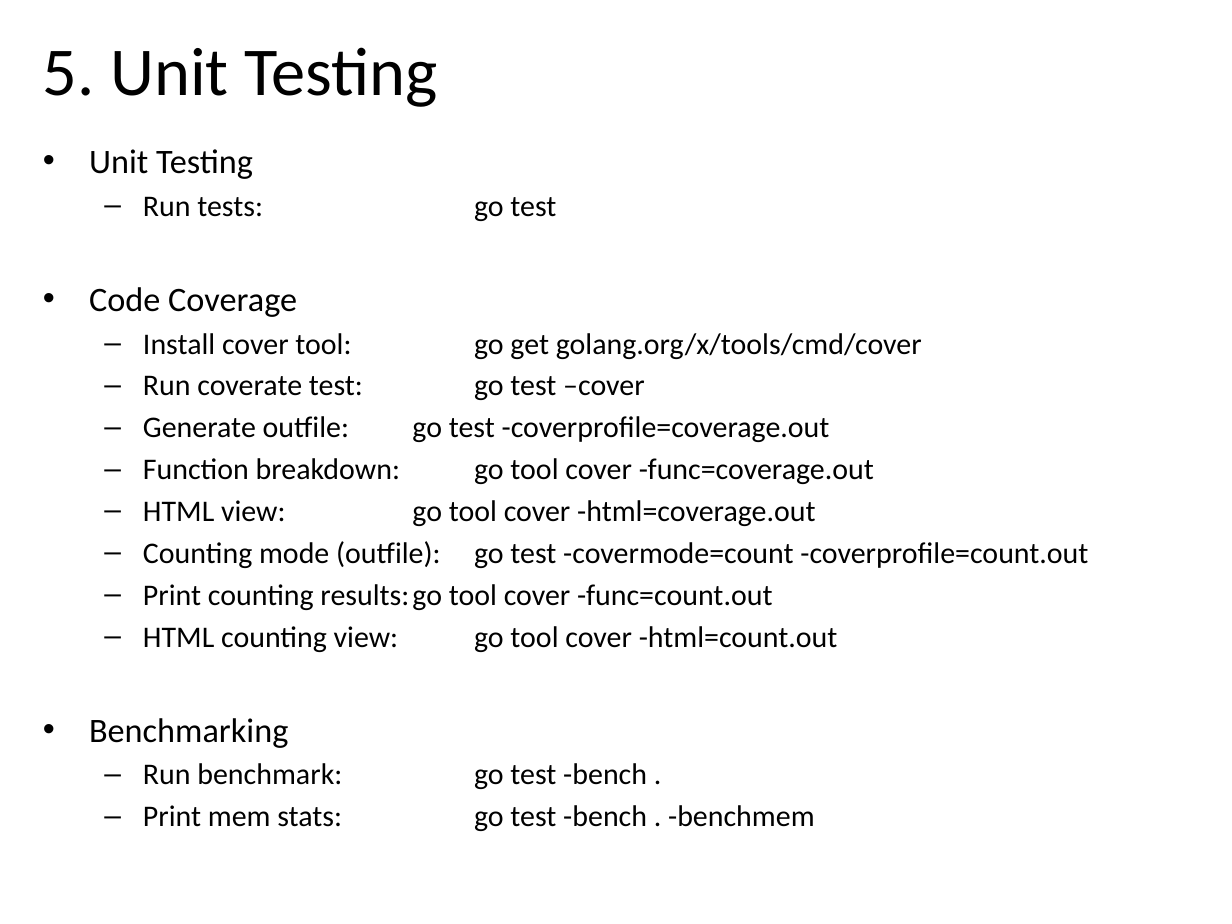
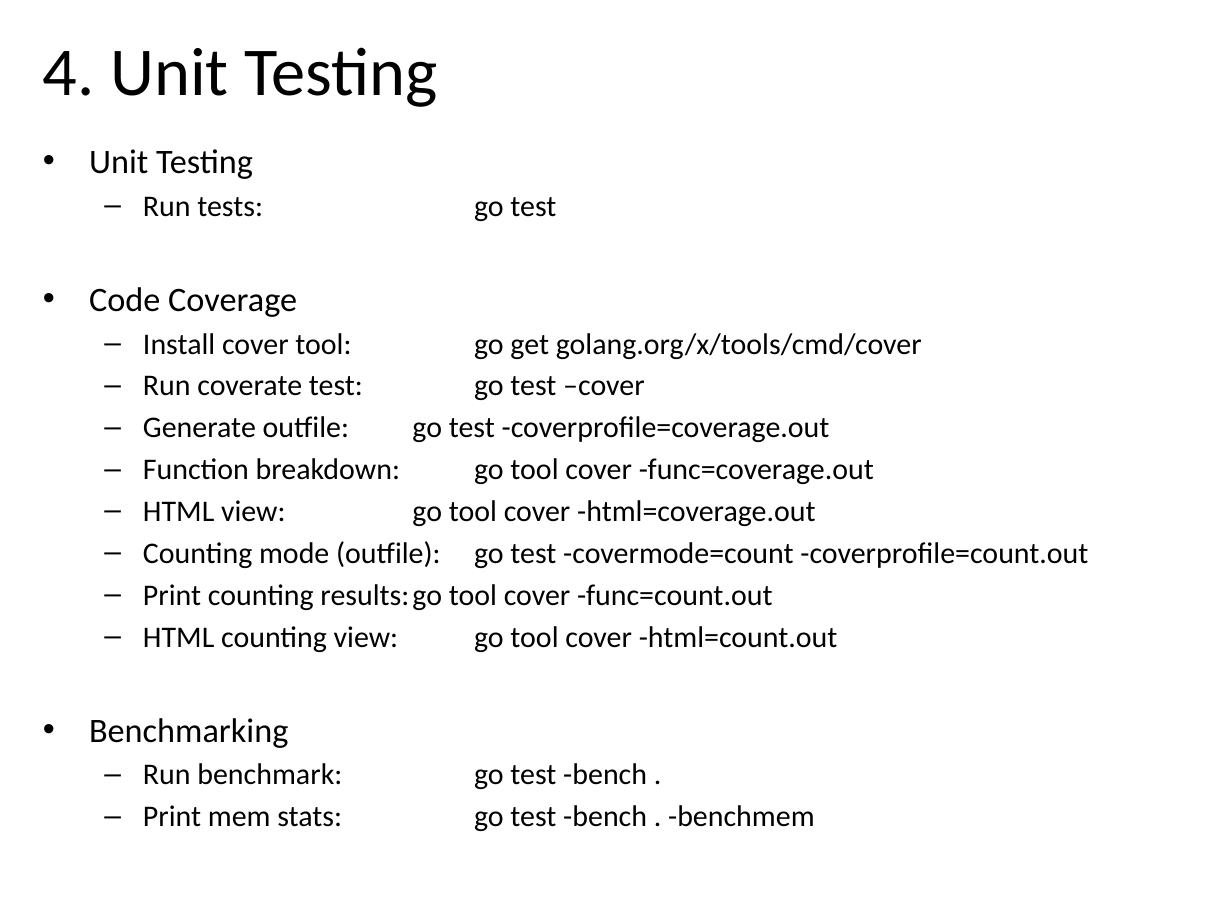
Before and after one commit to danbim/go-talk, a slide deck: slide 23 of intro-to-go.pptx (slide 24 before the commit). Drawn at 1232x924 pixels with LibreOffice and Linux fonts; fonts in the diff are those of the drawing; background and template pictures are left out. Boxes give left, top, right and bottom in pixels: in the first picture for what was removed or moved away, otherwise in the second. Text is boxed around its words. In the diff, an @@ line names an element or a change of style, - is before the commit and + after.

```diff
--- a/intro-to-go.pptx
+++ b/intro-to-go.pptx
@@ title at (43, 47, 437, 107): text changed @@
-5. Unit Testing
+4. Unit Testing
```
Also in this commit, not shown: 15 other slides changed, 1 slide removed, 1 other file.
